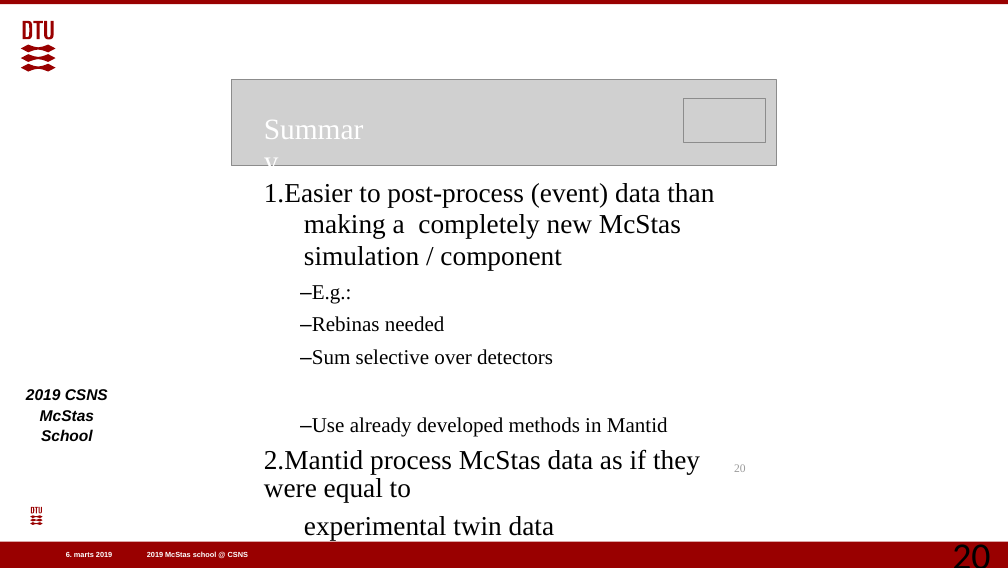
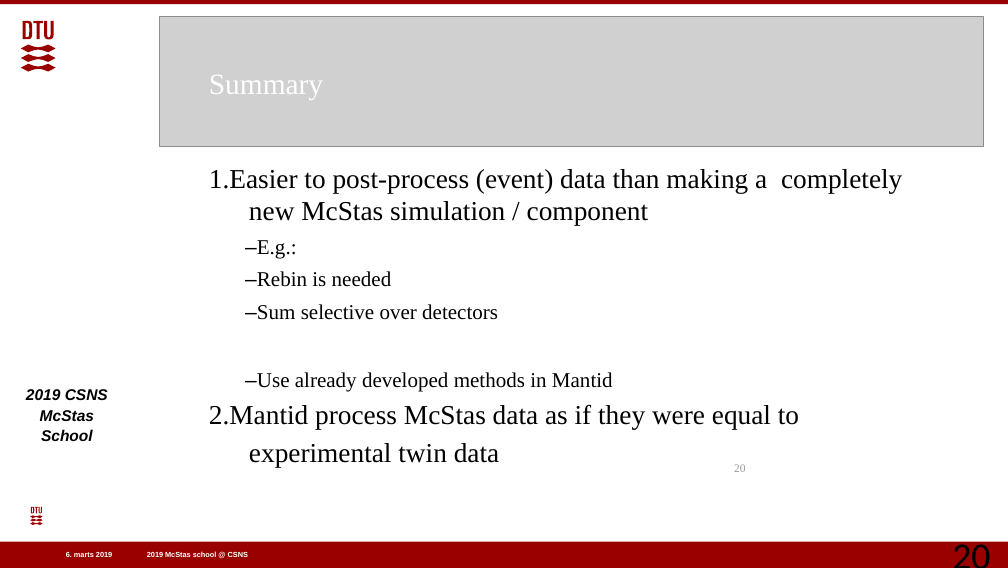
Before and after one commit to eddymaoui/Schools, a slide deck: slide 20 of CSNS_March_2019/5_Friday_March_29th/5_McStas-Mantid/McStas-Mantid.pptx. Drawn at 1008x568 pixels with LibreOffice and Linux fonts; fonts in the diff are those of the drawing; grey boxes stand for pictures; background and template pictures are left out. Boxes give left, top, right and bottom in pixels: in the first picture for what was removed or moved away, otherwise in the second. Text is boxed around its words. In the diff, an @@ line names an element or a change of style, - is before the commit and + after.

```diff
--- a/CSNS_March_2019/5_Friday_March_29th/5_McStas-Mantid/McStas-Mantid.pptx
+++ b/CSNS_March_2019/5_Friday_March_29th/5_McStas-Mantid/McStas-Mantid.pptx
@@ picture: place and size @@
-picture at <box>231,79,776,166</box>
+picture at <box>160,17,983,147</box>
@@ text "Summary": place and size @@
-text "Summary" at <box>264,114,375,141</box>
+text "Summary" at <box>209,75,323,100</box>
@@ picture removed at <box>683,98,765,142</box> @@
@@ text "1.Easier to post-process (event) data ...": place and size @@
-text "1.Easier to post-process (event) data ..." at <box>264,183,714,540</box>
+text "1.Easier to post-process (event) data ..." at <box>209,169,902,467</box>
@@ text at <box>245,271,392,287</box>: text changed @@
-–Rebinas needed
+–Rebin is needed
```
Also in this commit, not shown: 18 other slides changed, 3 other files.
